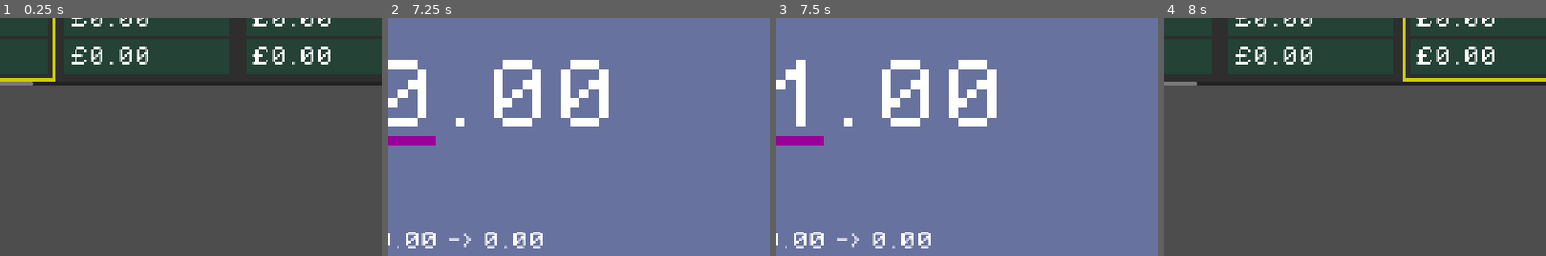
Above: before the commit, frames 1-4 (left to right).
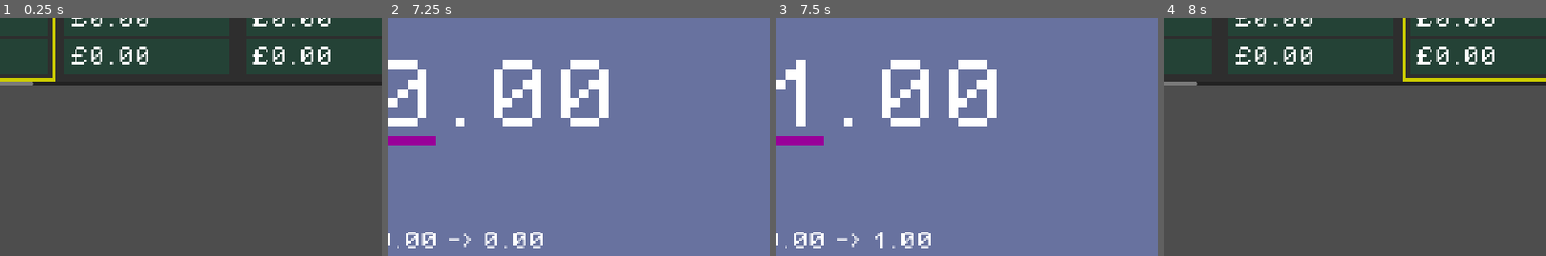
Above: after the commit, the same moments.

Repository: phrasmotica/budget-visualiser
Game: Godot game, scene res://scenes/ui/spreadsheet_ui/spreadsheet_ui.tscn
Same seed, same stepped clock (60 frames per second), same inputs: the game is played once before the commit and once after it.
Inputs:
- Up to frame 1 (0.25 s): no input
- Up to frame 2 (7.25 s): tap Enter (ui_accept) at 0.5, 0.77, 1.25, 1.52, 2, 2.75, 3.02, 3.5, 3.77, 4.25, 4.52, 6.02, 6.77 s; hold Right (ui_right) 0.53-1.28 s; tap Shift (bulk_modifier) every 0.75 s from 0.6 to 6.6 s; hold Down (ui_down) 1.28-2.03 s; hold Right (ui_right) 2.03-2.78 s; hold Up (ui_up) 2.78-3.53 s; hold Left (ui_left) 3.53-5.03 s; hold Down (ui_down) 5.03-5.78 s; hold Right (ui_right) 5.78-6.53 s; hold Up (ui_up) from 6.53 s (still down)
- Up to frame 3 (7.5 s): release Up (ui_up) at 7.28 s; hold Right (ui_right) from 7.28 s (still down); tap Shift (bulk_modifier) at 7.35 s
- Up to frame 4 (8 s): keep holding Right (ui_right); tap Enter (ui_accept) at 7.52 s
The pictures show only the part of the screen within x 41-91%, y 34-84%; the shares and areas given below are measured in that part.

Frames 1-2 are identical in both runs. In frame 3, 0.2% of the frame differs, in the area x 25-29%, y 90-97%; in frame 4, nothing differs.

Commit message:
Preview new total in caption of amount entry modal

Diff:
--- a/scenes/ui/amount_edit/amount_edit.gd
+++ b/scenes/ui/amount_edit/amount_edit.gd
@@ -13,6 +13,8 @@
 var _current_state: AmountEditState = null
 
 var _amount_tracker: AmountTracker = null
+
+signal amount_changed(amount: int)
 
 func _ready() -> void:
 	_amount_tracker = AmountTracker.new(AMOUNT_MINIMUM, AMOUNT_MAXIMUM)
@@ -36,6 +38,9 @@
 
 	call_deferred("add_child", _current_state)
 
+func emit_amount_changed(amount: float) -> void:
+	amount_changed.emit(amount)
+
 func enable() -> void:
 	if _current_state:
 		_current_state.enable()
--- a/scenes/ui/amount_edit/states/amount_edit_state.gd
+++ b/scenes/ui/amount_edit/states/amount_edit_state.gd
@@ -25,6 +25,9 @@
 ) -> void:
 	state_transition_requested.emit(new_state, state_data)
 
+func _emit_amount_changed(amount: int) -> void:
+	_amount_edit.emit_amount_changed(amount)
+
 func enable() -> void:
 	pass
 
--- a/scenes/ui/amount_edit/states/amount_edit_state_highlighted.gd
+++ b/scenes/ui/amount_edit/states/amount_edit_state_highlighted.gd
@@ -30,10 +30,14 @@
 
 	_appearance.set_amount(new_amount)
 
+	_emit_amount_changed(new_amount)
+
 func _on_move_down() -> void:
 	var new_amount := _amount_tracker.subtract(_get_change_amount())
 
 	_appearance.set_amount(new_amount)
+
+	_emit_amount_changed(new_amount)
 
 func _get_change_amount() -> int:
 	return 10 if _is_bulk else 1
--- a/scenes/ui/amount_entry_modal/amount_totaller.gd
+++ b/scenes/ui/amount_entry_modal/amount_totaller.gd
@@ -6,6 +6,27 @@
 
 @export
 var edit_minor: AmountEdit
+
+signal total_changed(total: float)
+
+func _ready() -> void:
+	SignalHelper.persist(
+		edit_major.amount_changed,
+		_on_major_changed
+	)
+
+	SignalHelper.persist(
+		edit_minor.amount_changed,
+		_on_minor_changed
+	)
+
+func _on_major_changed(_amount: float) -> void:
+	var new_total := compute_total()
+	total_changed.emit(new_total)
+
+func _on_minor_changed(_amount: float) -> void:
+	var new_total := compute_total()
+	total_changed.emit(new_total)
 
 func set_major(amount: int) -> void:
 	if edit_major:
--- a/scenes/ui/amount_entry_modal/states/amount_entry_modal_state_data.gd
+++ b/scenes/ui/amount_entry_modal/states/amount_entry_modal_state_data.gd
@@ -1,8 +1,8 @@
 class_name AmountEntryModalStateData
 
 var _sub_header := ""
-var _caption := ""
 var _amount := 0.0
+var _starting_amount := 0.0
 
 static func build() -> AmountEntryModalStateData:
 	return AmountEntryModalStateData.new()
@@ -14,16 +14,16 @@
 func get_sub_header() -> String:
 	return _sub_header
 
-func with_caption(caption: String) -> AmountEntryModalStateData:
-	_caption = caption
-	return self
-
-func get_caption() -> String:
-	return _caption
-
 func with_amount(amount: float) -> AmountEntryModalStateData:
 	_amount = amount
 	return self
 
 func get_amount() -> float:
 	return _amount
+
+func with_starting_amount(starting_amount: float) -> AmountEntryModalStateData:
+	_starting_amount = starting_amount
+	return self
+
+func get_starting_amount() -> float:
+	return _starting_amount
--- a/scenes/ui/amount_entry_modal/states/amount_entry_modal_state_hidden.gd
+++ b/scenes/ui/amount_entry_modal/states/amount_entry_modal_state_hidden.gd
@@ -14,7 +14,7 @@
 ) -> void:
 	var state_data := AmountEntryModalStateData.build() \
 		.with_sub_header("%s - %s" % [category.name, month.name]) \
-		.with_caption("%.2f -> %.2f" % [starting_amount, starting_amount]) \
-		.with_amount(amount)
+		.with_amount(amount) \
+		.with_starting_amount(starting_amount)
 
 	transition_state(AmountEntryModal.State.SHOWN, state_data)
--- a/scenes/ui/amount_entry_modal/states/amount_entry_modal_state_shown.gd
+++ b/scenes/ui/amount_entry_modal/states/amount_entry_modal_state_shown.gd
@@ -7,13 +7,27 @@
 	_amount_entry_modal.show()
 
 	_appearance.set_sub_header(_state_data.get_sub_header())
-	_appearance.set_caption(_state_data.get_caption())
 	_appearance.for_shown()
+
+	SignalHelper.persist(
+		_totaller.total_changed,
+		_on_total_changed
+	)
 
 	var amount := _state_data.get_amount()
 	_set_amount(amount)
 
-	# TODO: update the caption whenever the amount in the AmountEdits changes...
+	var starting_amount := _state_data.get_starting_amount()
+	set_amounts_caption(starting_amount, starting_amount)
+
+func _on_total_changed(total: float) -> void:
+	var starting_amount := _state_data.get_starting_amount()
+	var preview_amount := starting_amount + total
+
+	set_amounts_caption(starting_amount, preview_amount)
+
+func set_amounts_caption(starting_amount: float, preview_amount: float) -> void:
+	_appearance.set_caption("%.2f -> %.2f" % [starting_amount, preview_amount])
 
 func _process(_delta: float) -> void:
 	if Input.is_action_just_released("ui_focus_next"):
